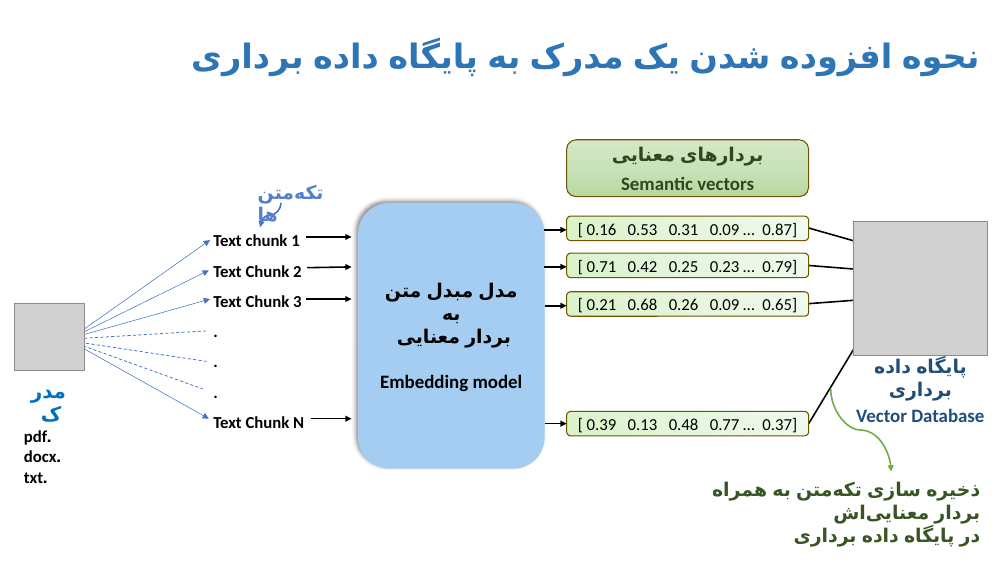
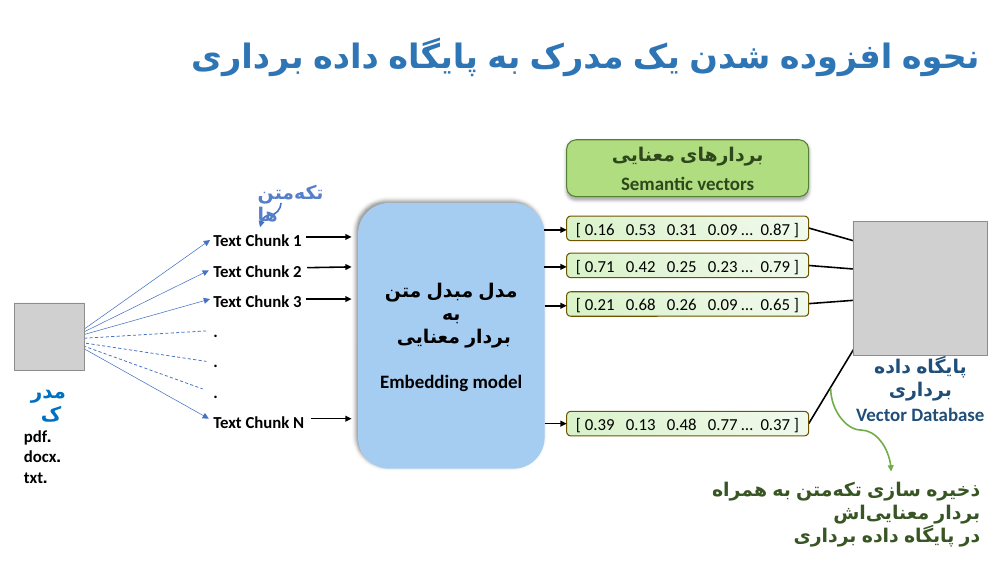
Before and after one commit to FarshadAmiri/DataGPT, a slide deck: slide 5 of RAG.pptx. Drawn at 1008x567 pixels with LibreOffice and Linux fonts; fonts in the diff are those of the drawing; grey boxes stand for pictures. Boxes give left, top, right and bottom in pixels: in the first picture for what was removed or moved away, otherwise in the second. Text is boxed around its words. In the diff, an @@ line names an element or a change of style, - is before the commit and + after.

```diff
--- a/RAG.pptx
+++ b/RAG.pptx
@@ rounded rectangle "بردارهای معنایی" at (566,140,808,197): fill gradient #D4E8C6 to #C9E2B8 to #B7D8A0 to #B0DD7F; outline #705400 1 pt to #548235 1 pt; shadow on @@
@@ text at (213,234,301,246): text changed @@
-Text chunk 1
+Text Chunk 1
@@ text in rounded rectangle at (585,223,791,235): spaces changed @@
-[ 0.16 0.53 0.31 0.09 … 0.87]
+[ 0.16 0.53 0.31 0.09 … 0.87 ]
@@ text in rounded rectangle at (585,261,791,272): spaces changed @@
-[ 0.71 0.42 0.25 0.23 … 0.79]
+[ 0.71 0.42 0.25 0.23 … 0.79 ]
@@ text in rounded rectangle at (585,298,791,310): spaces changed @@
-[ 0.21 0.68 0.26 0.09 … 0.65]
+[ 0.21 0.68 0.26 0.09 … 0.65 ]
@@ text in rounded rectangle at (585,418,791,430): spaces changed @@
-[ 0.39 0.13 0.48 0.77 … 0.37]
+[ 0.39 0.13 0.48 0.77 … 0.37 ]
```
Also in this commit, not shown: 1 other slide changed, 2 slides added.
